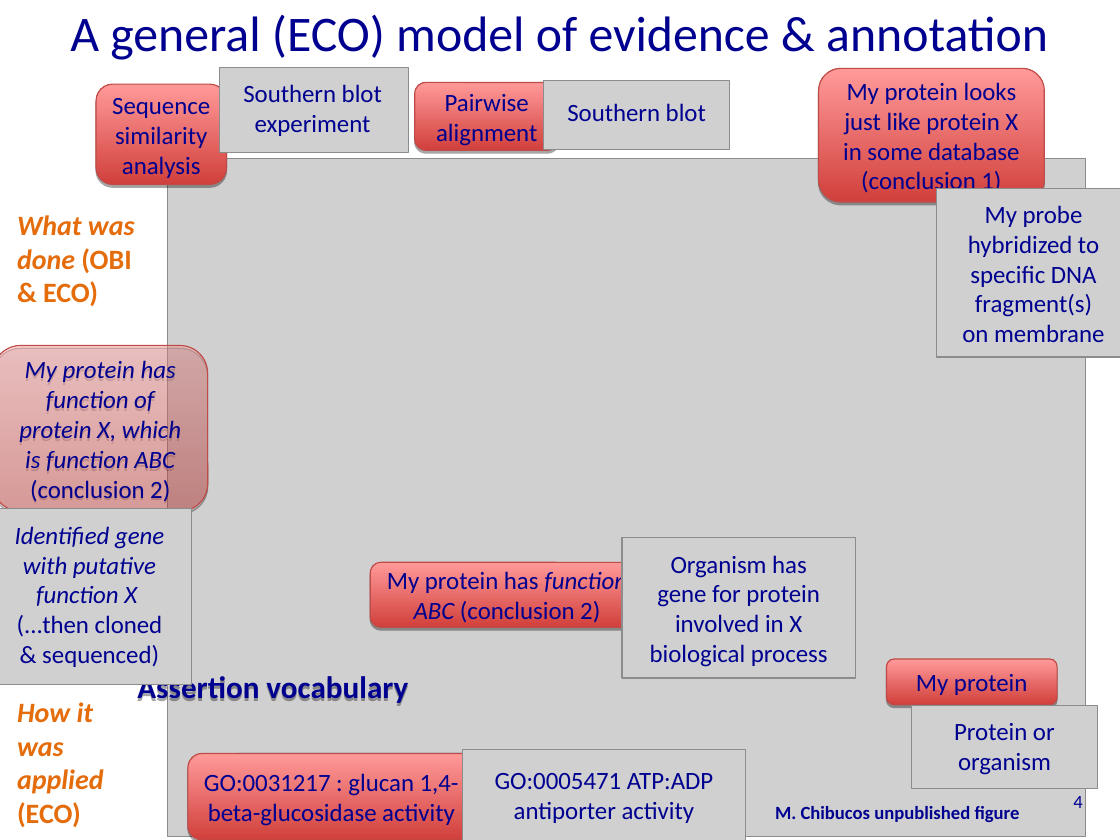
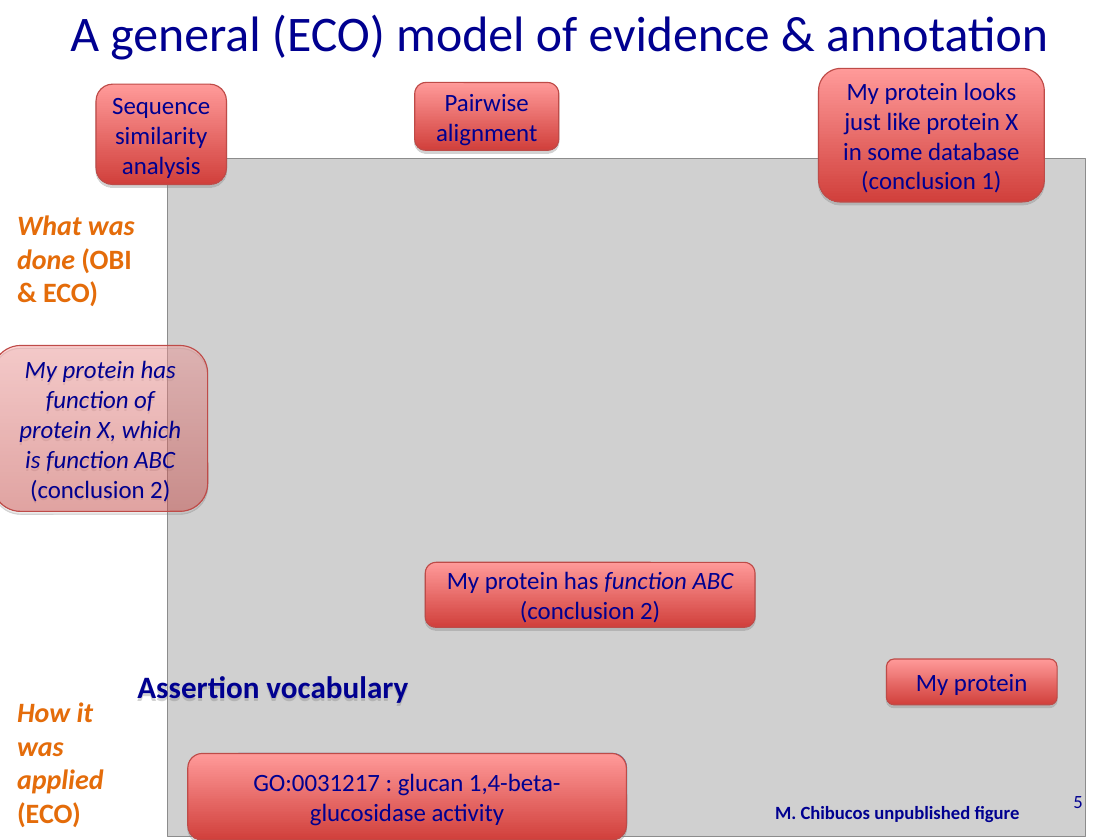
Before and after one commit to obi-ontology/obi-legacy-svn, a slide deck: slide 5 of trunk/docs/presentations/OBI workshop May 2012 Ann Arbor/ECO-OBI/OBI ECO.ppt (slide 4 before the commit). Drawn at 1120x840 pixels with LibreOffice and Linux fonts; fonts in the diff are those of the drawing; grey boxes stand for pictures. Boxes give left, top, right and bottom in pixels: in the first picture for what was removed or moved away, otherwise in the second. Text is boxed around its words. In the diff, an @@ line names an element or a change of style, - is before the commit and + after.

```diff
--- a/trunk/docs/presentations/OBI workshop May 2012 Ann Arbor/ECO-OBI/OBI ECO.ppt
+++ b/trunk/docs/presentations/OBI workshop May 2012 Ann Arbor/ECO-OBI/OBI ECO.ppt
@@ picture removed at [220,67,409,153] @@
@@ text removed at [243,84,382,136] @@
-Southern blot experiment
@@ picture removed at [543,81,729,149] @@
@@ text removed at [567,103,706,121] @@
-Southern blot
@@ picture removed at [936,188,1120,357] @@
@@ text removed at [962,205,1104,342] @@
-My probe hybridized to specific DNA fragment(s) on membrane
@@ picture removed at [0,508,192,684] @@
@@ text removed at [15,526,164,667] @@
-Identified gene with putative function X (...then cloned & sequenced)
@@ picture removed at [622,538,856,678] @@
@@ fill gradient #D1403C to #FF9A99 to gradient #FF9A99 to #D1403C; shadow changed in 7 elements at [414,83,559,151], [96,84,226,185], [819,68,1045,202], [0,346,208,512], [886,659,1056,704], [188,754,627,840], [426,562,755,627] @@
@@ rounded rectangle "My protein has function ABC ...": place and size @@
-rounded rectangle "My protein has function ABC ..." at [371,562,644,627]
+rounded rectangle "My protein has function ABC ..." at [426,562,755,627]
@@ text removed at [650,555,828,667] @@
-Organism has gene for protein involved in X biological process
@@ picture removed at [912,706,1098,788] @@
@@ picture removed at [463,749,746,840] @@
@@ text removed at [954,723,1055,775] @@
-Protein or organism
@@ rounded rectangle "GO:0031217 : glucan 1,4-beta-glucosidase activity": place and size @@
-rounded rectangle "GO:0031217 : glucan 1,4-beta-glucosidase activity" at [188,754,475,840]
+rounded rectangle "GO:0031217 : glucan 1,4-beta-glucosidase activity" at [188,754,627,840]
@@ rounded rectangle at [225,754,626,838]: shadow changed @@
@@ text removed at [495,773,713,823] @@
-GO:0005471 ATP:ADP antiporter activity
@@ page number at [1073,796,1082,808]: text changed @@
-4
+5
```
Also in this commit, not shown: 3 other slides changed, 2 slides added.
